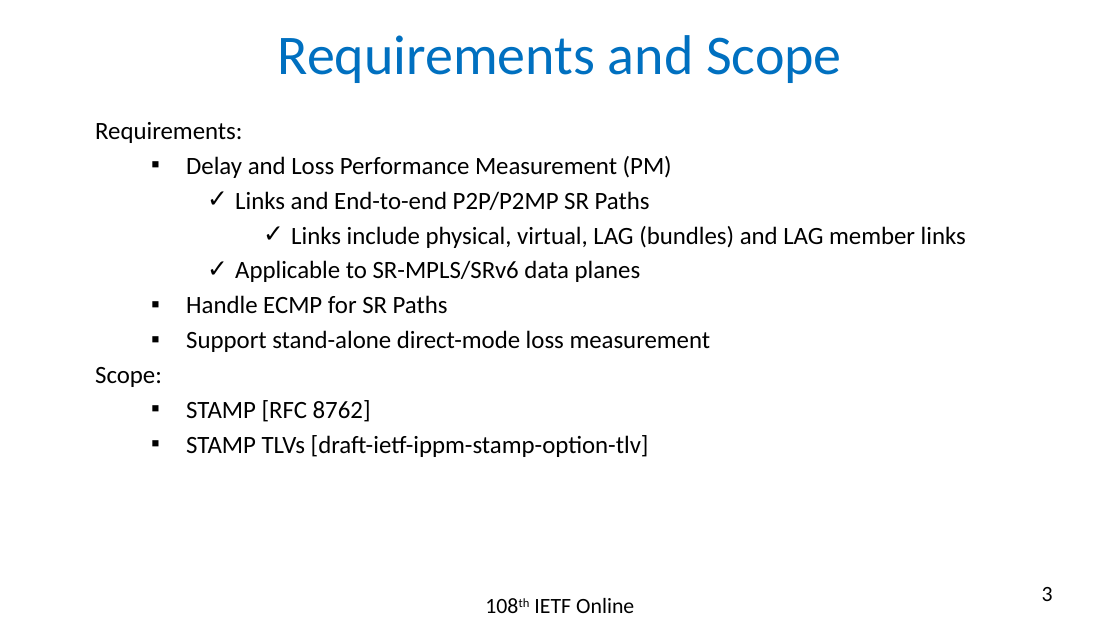
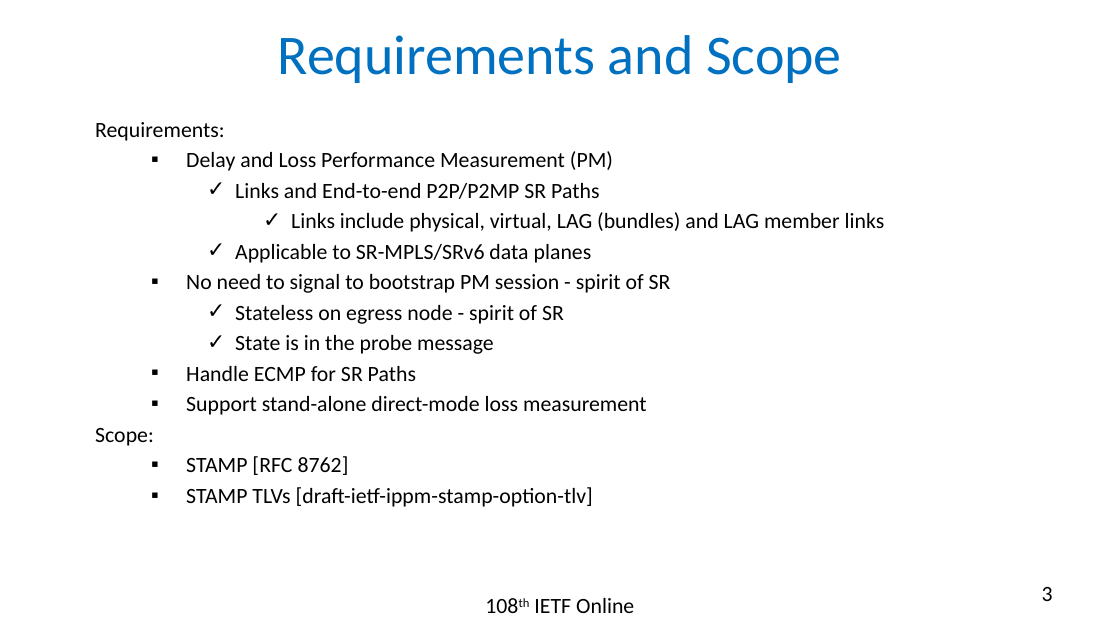
Before and after one commit to rakgandhi/ietf-slides, a slide deck: slide 3 of draft-gandhi-spring-stamp-srpm-01.pptx. Drawn at 1120x630 pixels with LibreOffice and Linux fonts; fonts in the diff are those of the drawing. Boxes give left, top, right and bottom in pixels: in the first picture for what was removed or moved away, otherwise in the second. Text is boxed around its words. In the diff, an @@ line names an element or a change of style, - is before the commit and + after.

```diff
--- a/draft-gandhi-spring-stamp-srpm-01.pptx
+++ b/draft-gandhi-spring-stamp-srpm-01.pptx
@@ text at <box>95,122,885,507</box>: size 16 to 14 pt in "Requirements:", "Delay and Loss Performance Measurement (PM)", "Links and End-to-end P2P/P2MP SR Paths", "Links include physical, virtual, LAG (bundles) and ..." and 6 more places @@
@@ text at <box>186,274,671,354</box>: paragraphs added @@
+  ▪ No need to signal to bootstrap PM session - spirit of SR
+    ✓ Stateless on egress node - spirit of SR
+    ✓ State is in the probe message
```
Also in this commit, not shown: 5 other slides changed, 2 other files.
